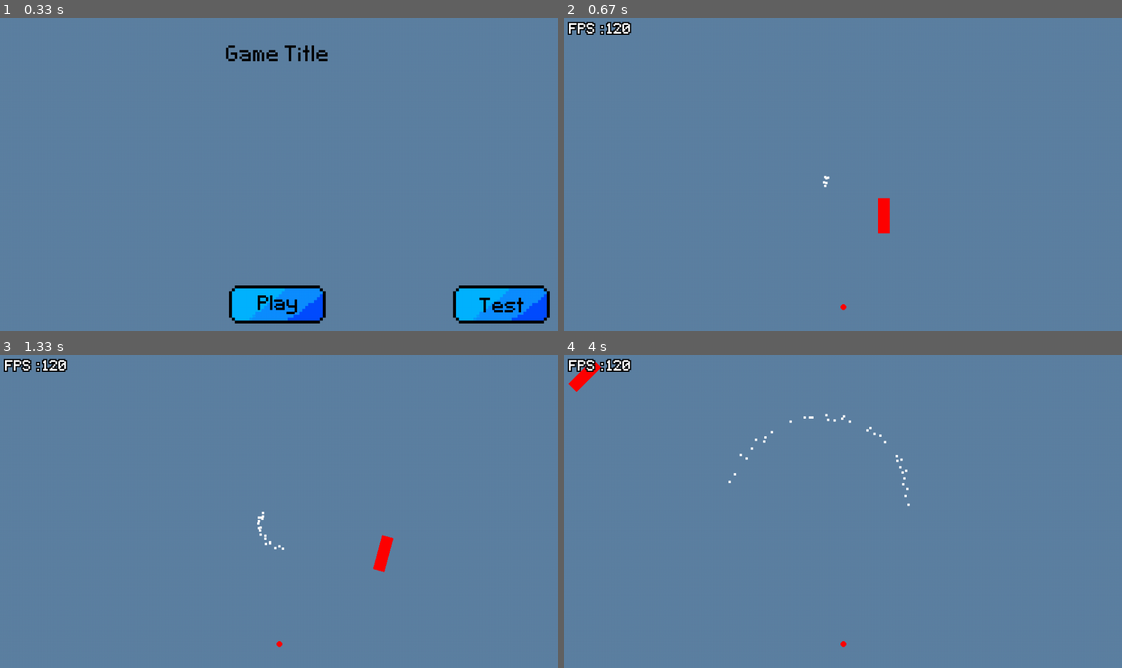
Above: before the commit, frames 1-4 (two rows, left to right).
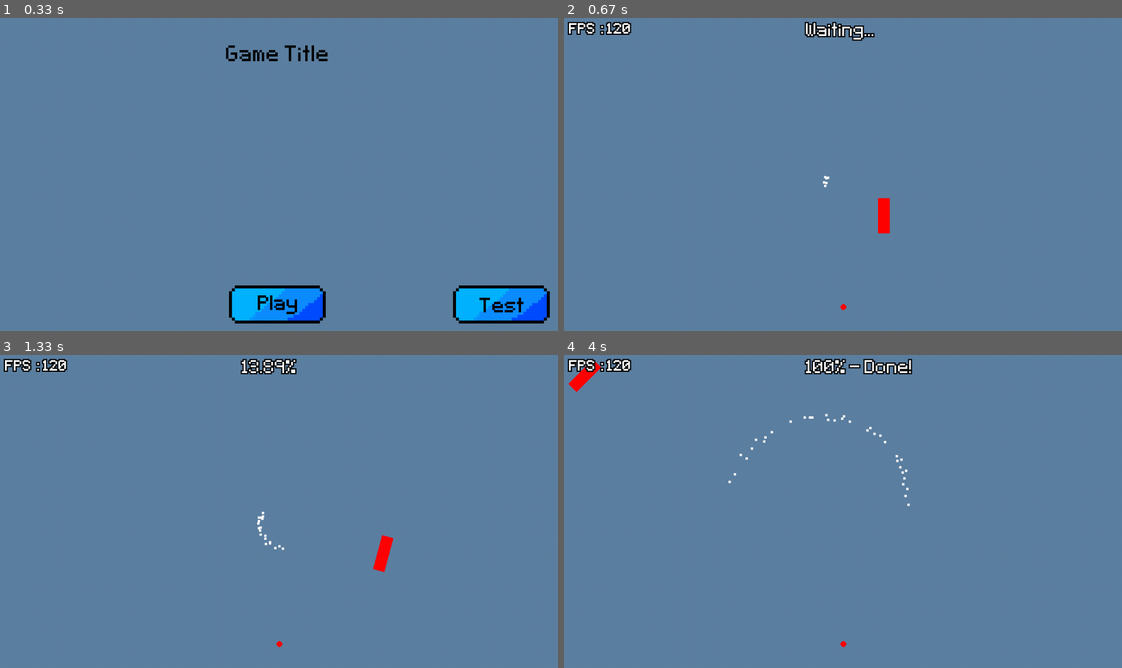
Above: after the commit, the same moments.

Repository: mementojunior123/pygame_framework
Game: pygame game, started from main.py
The game is run twice, just before and just after one commit, with the same random seed, the same clock (stepped at 60 frames per second) and the same inputs.
Inputs (mouse positions are in pixels of both pictures, inside the frame that each line leads up to):
- Up to frame 1 (0.33 s): no input
- Up to frame 2 (0.67 s): click (843, 302) at 0.38 s
- Up to frame 3 (1.33 s): tap E at 0.67 s; hold D from 1 s (still down)
- Up to frame 4 (4 s): release D at 1.47 s; hold W 1.5-1.8 s; tap E at 1.65, 3.05 s; hold D 1.83-2.3 s; hold A 2.33-2.87 s; hold S 2.9-3.2 s; hold A 3.23-3.63 s; hold W from 3.67 s (still down)

Frame 1 is identical in both runs. In frame 2, 0.5% of the frame differs, in the area x 43-56%, y 1-8%; in frame 3, 0.4%; in frame 4, 0.7%, in the area x 43-63%, y 1-7%.

Commit message:
Added a new script

Diff:
--- /dev/null
+++ b/framework/game/coroutine_scripts.py
@@ -0,0 +1,35 @@
+from typing import Callable, Generator
+
+CoroutineFunction = Callable[..., Generator]
+
+class CoroutineScript:
+    def __init__(self, coroutine : CoroutineFunction|None = None):
+        self.initialized : bool = False
+        self.is_over : bool = False
+        self.coro_func : CoroutineFunction = coroutine or self.corou
+        self.coroutine : Generator = None
+        self.coro_attributes : list[str] = []
+
+    def type_hints(self):
+        self.coro_attributes = []
+
+    def initialize(self, *args, **kwargs):
+        self.coroutine = self.coro_func(*args, **kwargs)
+        next(self.coroutine)
+        self.initialized = True
+
+    def process_frame(self, values = None):
+        if not self.initialized: self.initialize()
+        try:
+            return self.coroutine.send(values)
+        except StopIteration as e:
+            self.is_over = True
+            return e.value
+
+    def __getattr__(self, name : str):
+        if name not in self.coro_attributes: raise AttributeError
+        return self.coroutine.gi_frame.f_locals[name]
+
+    @staticmethod
+    def corou(*args, **kwargs) -> Generator:
+        raise NotImplementedError
--- a/src/game_states.py
+++ b/src/game_states.py
@@ -1,15 +1,17 @@
 import pygame
-from typing import Any
+from typing import Any, Generator
 from math import floor
 from random import shuffle, choice
 import random
+import framework.game.coroutine_scripts
+from framework.game.coroutine_scripts import CoroutineScript
 import framework.utils.tween_module as TweenModule
 from framework.utils.ui.ui_sprite import UiSprite
 from framework.utils.ui.textbox import TextBox
 from framework.utils.ui.textsprite import TextSprite
 from framework.utils.ui.base_ui_elements import BaseUiElements
 import framework.utils.interpolation as interpolation
-from framework.utils.my_timer import Timer
+from framework.utils.my_timer import Timer, TimeSource
 from framework.game.sprite import Sprite
 from framework.utils.helpers import average, random_float
 from framework.utils.ui.brightness_overlay import BrightnessOverlay
@@ -64,12 +66,49 @@
         self.particle_effect : ParticleEffect = ParticleEffect.load_effect('test2', persistance=False)
         self.particle_effect.play(pygame.Vector2(480, 270), time_source=self.game.game_timer.get_time)
         src.test_player.make_connections()
+        self.test_pattern : TestPattern = TestPattern()
+        self.test_pattern.initialize(self.game.game_timer.get_time)
 
     def main_logic(self, delta : float):
         super().main_logic(delta)
+        self.test_pattern.process_frame()
 
     def cleanup(self):
         src.test_player.remove_connections()
+
+class TestPattern(CoroutineScript):
+    def initialize(self, time_source : TimeSource):
+        return super().initialize(time_source)
+
+    def type_hints(self):
+        self.coro_attributes = ['timer', 'cooldown', 'curr_angle']
+        self.timer : Timer
+        self.cooldown : Timer
+        self.curr_angle : float
+
+    @staticmethod
+    def corou(time_source : TimeSource) -> Generator[None, None, str]:
+        textsprite_font : pygame.Font = core_object.menu.font_50
+
+        new_textsprite : TextSprite = TextSprite((480, 10), "midtop", None, "Waiting...", "Progress",
+        text_settings=(textsprite_font, "White", False), text_stroke_settings=("Black", 2))
+        core_object.main_ui.add(new_textsprite)
+        timer : Timer = Timer(0.5, time_source)
+        percentage : float = 0
+        yield
+        while not timer.isover():
+            yield
+        timer.set_duration(3, restart=True)
+        while not timer.isover():
+            percentage = pygame.math.lerp(0, 100, timer.get_time() / timer.duration)
+            new_textsprite.text = f"{percentage:.2f}%"
+            yield
+        new_textsprite.text = f"{100}% - Done!"
+        timer.set_duration(1, restart=True)
+        while not timer.isover():
+            yield
+        core_object.main_ui.remove(new_textsprite)
+        return 'Done'
 
 class PausedGameState(GameState):
     def __init__(self, game_object : 'Game', previous : GameState):
